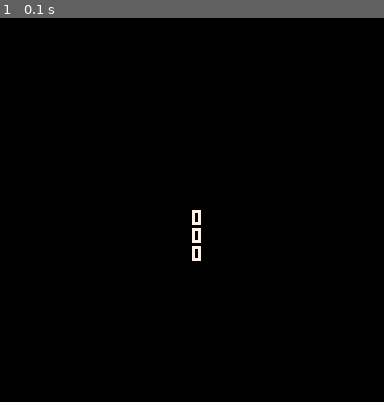
Above: before the commit, frame 1.
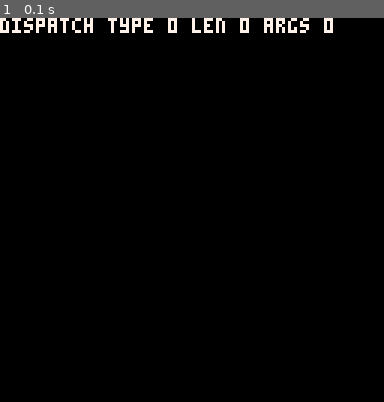
Above: after the commit, the same moment.

Repository: wesen/carts
Game: PICO-8 cartridge fx-editor/fx-editor.p8
Two runs of this game, one before a commit and one after it. Both use one fixed random seed, a clock stepped at 60 frames per second and the inputs below.
Inputs:
- Up to frame 1 (0.1 s): no input

The runs differ from the first frame. In frame 1, 1.6% of the frame differs, in the area x 0-87%, y 0-64%.

Commit message:
Add node control rpc

Diff:
--- a/fx-editor/fx-editor.lua
+++ b/fx-editor/fx-editor.lua
@@ -11,17 +11,17 @@
 function _update()
  dispatch_rpc()
  for node in all(nodes) do
-  node:update()
+  if (node.update!=nil) node:update()
  end
 end
+
+debug_str=""
 
 function _draw()
  frame+=1
  cls()
  for node in all(nodes) do
-  node:draw()
+  if (node.draw!=nil) node:draw()
  end
- print(tostr(hello_world_args[1]),64,64,7)
- print(tostr(hello_world_args[2]),64,70,7)
- print(tostr(hello_world_args[3]),64,76,7)
+ print(debug_str,0,0,7)
 end
--- a/fx-editor/fx-editor.p8
+++ b/fx-editor/fx-editor.p8
@@ -32,6 +32,7 @@
   for i=1,len do
    args[i]=peek(0x5f82+i)
   end
+  debug_str="dispatch type "..tostr(type).." len "..tostr(len).." args "..tostr(#args)
   if rpc_dispatch[type]!=nil then
    local vals=rpc_dispatch[type](args)
    if vals!=nil then
@@ -58,28 +59,69 @@
 node_types={}
 nodes={}
 
+-- BASE NODE ----------------------
+cls_node=class(function(self,args)
+ self.connections={}
+ self.id=args[2]
+ nodes[self.id]=self
+end)
+
+function cls_node:add_connection(output_num,node_id,input_num)
+ if (self.connections[output_num]==nil) self.connections[output_num]={}
+ add(self.connections[output_num],{node_id=node_id,input_num=input_num})
+end
+
+function cls_node:remove_connection(output_num,node_id,input_num)
+ local conns=self.connections[output_num]
+
+ if conns!=nil then
+  for o in all(conns) do
+   if (o.node_id==node_id and o.input_num==input_num) del(conns,o)
+  end
+ end
+end
+
+function cls_node:send_value(output_num,value)
+ local conns=self.connections[output_num]
+
+ if conns!=nil then
+  for o in all(conns) do
+   if nodes[o.node_id]!=nil then
+    nodes[o.node_id]:set_value(o.input_num,value)
+   else
+    del(conns,o)
+   end
+  end
+ end
+end
+
+function cls_node:set_rpc_value(args)
+ local id=args[2]
+ local value=args[3]
+ debug_str="set value "..tostr(id).." value "..tostr(value)
+ self:set_value(id,value)
+end
+
+function cls_node:set_value(input_num,value)
+end
+
+-- RECT NODE ----------------------
 rect_x=0
 rect_y=40
 
-cls_node_rect=class(function(self,args)
- self.id=args[2]
- nodes[self.id]=self
+cls_node_rect=subclass(cls_node,function(self,args)
+ cls_node._ctr(self,args)
  self.x=rect_x
  self.y=rect_y
  self.w=20
  rect_x+=25
 end)
 
-function cls_node_rect:update()
-end
-
 function cls_node_rect:draw()
  rectfill(self.x,self.y,self.x+self.w,self.y+self.w,7)
 end
 
-function cls_node_rect:set_value(args)
- local id=args[2]
- local value=args[3]
+function cls_node_rect:set_value(id,value)
  if (id==0) self.x=value
  if (id==1) self.y=value
  if (id==2) self.w=value
@@ -88,7 +130,37 @@
 
 node_types[0]=cls_node_rect
 
+-- SINE NODE ------------------------
+
+cls_node_sine=subclass(cls_node,function(self,args)
+ cls_node._ctr(self,args)
+ self.f=1 -- in rotation / second
+ self.phase=0
+ self.v=0
+end)
+
+function cls_node_sine:update()
+ local v=sin(time()*self.f+self.phase)
+ self.v=v
+ self:send_value(0,v*30+30)
+end
+
+function cls_node_sine:set_value(id,value)
+ if (id==0) self.f=value/20
+ if (id==1) self.phase=value/20
+end
+
+function cls_node_sine:draw()
+ print(tostr(self.v),0,120,7)
+ print(tostr(#self.connections),40,120,7)
+end
+
+node_types[1]=cls_node_sine
+
+-- NODE RPC -------------------------
+
 function rpc_add_node(args)
+ debug_str="add node"
  local type=args[1]
  if node_types[type]!=nil then
   local node=node_types[type].init(args)
@@ -98,19 +170,29 @@
 end
 
 function rpc_rm_node(args)
+ del(nodes,nodes[args[1]])
 end
 
 function rpc_add_connection(args)
+ debug_str="add connection"
+ local id=args[1]
+ local output_num=args[2]
+ local input_node_id=args[3]
+ local input_num=args[4]
+ if (nodes[id]!=nil) nodes[id]:add_connection(output_num,input_node_id,input_num)
 end
 
 function rpc_rm_connection(args)
+ local id=args[1]
+ local output_num=args[2]
+ local input_node_id=args[3]
+ local input_num=args[4]
+ if (nodes[id]!=nil) nodes[id]:remove_connection(output_num,input_node_id,input_num)
 end
 
 function rpc_set_value(args)
  local id=args[1]
- if nodes[id]!=nil then
-  nodes[id]:set_value(args)
- end
+ if (nodes[id]!=nil) nodes[id]:set_rpc_value(args)
 end
 
 rpc_dispatch[1]=rpc_add_node
@@ -129,19 +211,19 @@
 function _update()
  dispatch_rpc()
  for node in all(nodes) do
-  node:update()
- end
-end
+  if (node.update!=nil) node:update()
+ end
+end
+
+debug_str=""
 
 function _draw()
  frame+=1
  cls()
  for node in all(nodes) do
-  node:draw()
- end
- print(tostr(hello_world_args[1]),64,64,7)
- print(tostr(hello_world_args[2]),64,70,7)
- print(tostr(hello_world_args[3]),64,76,7)
+  if (node.draw!=nil) node:draw()
+ end
+ print(debug_str,0,0,7)
 end
 
 __gfx__
--- a/fx-editor/nodes.lua
+++ b/fx-editor/nodes.lua
@@ -1,28 +1,69 @@
 node_types={}
 nodes={}
 
+-- BASE NODE ----------------------
+cls_node=class(function(self,args)
+ self.connections={}
+ self.id=args[2]
+ nodes[self.id]=self
+end)
+
+function cls_node:add_connection(output_num,node_id,input_num)
+ if (self.connections[output_num]==nil) self.connections[output_num]={}
+ add(self.connections[output_num],{node_id=node_id,input_num=input_num})
+end
+
+function cls_node:remove_connection(output_num,node_id,input_num)
+ local conns=self.connections[output_num]
+
+ if conns!=nil then
+  for o in all(conns) do
+   if (o.node_id==node_id and o.input_num==input_num) del(conns,o)
+  end
+ end
+end
+
+function cls_node:send_value(output_num,value)
+ local conns=self.connections[output_num]
+
+ if conns!=nil then
+  for o in all(conns) do
+   if nodes[o.node_id]!=nil then
+    nodes[o.node_id]:set_value(o.input_num,value)
+   else
+    del(conns,o)
+   end
+  end
+ end
+end
+
+function cls_node:set_rpc_value(args)
+ local id=args[2]
+ local value=args[3]
+ debug_str="set value "..tostr(id).." value "..tostr(value)
+ self:set_value(id,value)
+end
+
+function cls_node:set_value(input_num,value)
+end
+
+-- RECT NODE ----------------------
 rect_x=0
 rect_y=40
 
-cls_node_rect=class(function(self,args)
- self.id=args[2]
- nodes[self.id]=self
+cls_node_rect=subclass(cls_node,function(self,args)
+ cls_node._ctr(self,args)
  self.x=rect_x
  self.y=rect_y
  self.w=20
  rect_x+=25
 end)
 
-function cls_node_rect:update()
-end
-
 function cls_node_rect:draw()
  rectfill(self.x,self.y,self.x+self.w,self.y+self.w,7)
 end
 
-function cls_node_rect:set_value(args)
- local id=args[2]
- local value=args[3]
+function cls_node_rect:set_value(id,value)
  if (id==0) self.x=value
  if (id==1) self.y=value
  if (id==2) self.w=value
@@ -31,7 +72,37 @@
 
 node_types[0]=cls_node_rect
 
+-- SINE NODE ------------------------
+
+cls_node_sine=subclass(cls_node,function(self,args)
+ cls_node._ctr(self,args)
+ self.f=1 -- in rotation / second
+ self.phase=0
+ self.v=0
+end)
+
+function cls_node_sine:update()
+ local v=sin(time()*self.f+self.phase)
+ self.v=v
+ self:send_value(0,v*30+30)
+end
+
+function cls_node_sine:set_value(id,value)
+ if (id==0) self.f=value/20
+ if (id==1) self.phase=value/20
+end
+
+function cls_node_sine:draw()
+ print(tostr(self.v),0,120,7)
+ print(tostr(#self.connections),40,120,7)
+end
+
+node_types[1]=cls_node_sine
+
+-- NODE RPC -------------------------
+
 function rpc_add_node(args)
+ debug_str="add node"
  local type=args[1]
  if node_types[type]!=nil then
   local node=node_types[type].init(args)
@@ -41,19 +112,29 @@
 end
 
 function rpc_rm_node(args)
+ del(nodes,nodes[args[1]])
 end
 
 function rpc_add_connection(args)
+ debug_str="add connection"
+ local id=args[1]
+ local output_num=args[2]
+ local input_node_id=args[3]
+ local input_num=args[4]
+ if (nodes[id]!=nil) nodes[id]:add_connection(output_num,input_node_id,input_num)
 end
 
 function rpc_rm_connection(args)
+ local id=args[1]
+ local output_num=args[2]
+ local input_node_id=args[3]
+ local input_num=args[4]
+ if (nodes[id]!=nil) nodes[id]:remove_connection(output_num,input_node_id,input_num)
 end
 
 function rpc_set_value(args)
  local id=args[1]
- if nodes[id]!=nil then
-  nodes[id]:set_value(args)
- end
+ if (nodes[id]!=nil) nodes[id]:set_rpc_value(args)
 end
 
 rpc_dispatch[1]=rpc_add_node
--- a/fx-editor/rpc.lua
+++ b/fx-editor/rpc.lua
@@ -8,6 +8,7 @@
   for i=1,len do
    args[i]=peek(0x5f82+i)
   end
+  debug_str="dispatch type "..tostr(type).." len "..tostr(len).." args "..tostr(#args)
   if rpc_dispatch[type]!=nil then
    local vals=rpc_dispatch[type](args)
    if vals!=nil then
Not shown, changed: fx-editor/fx-editor.js
Not shown, changed: fx-editor/main.js
